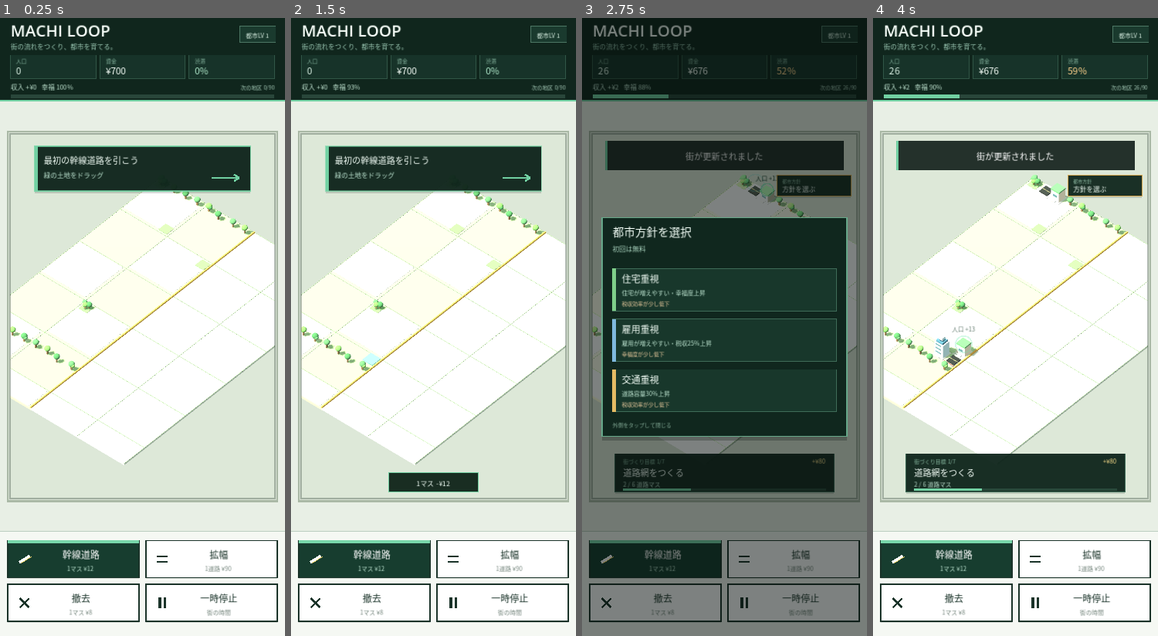
Above: before the commit, frames 1-4 (left to right).
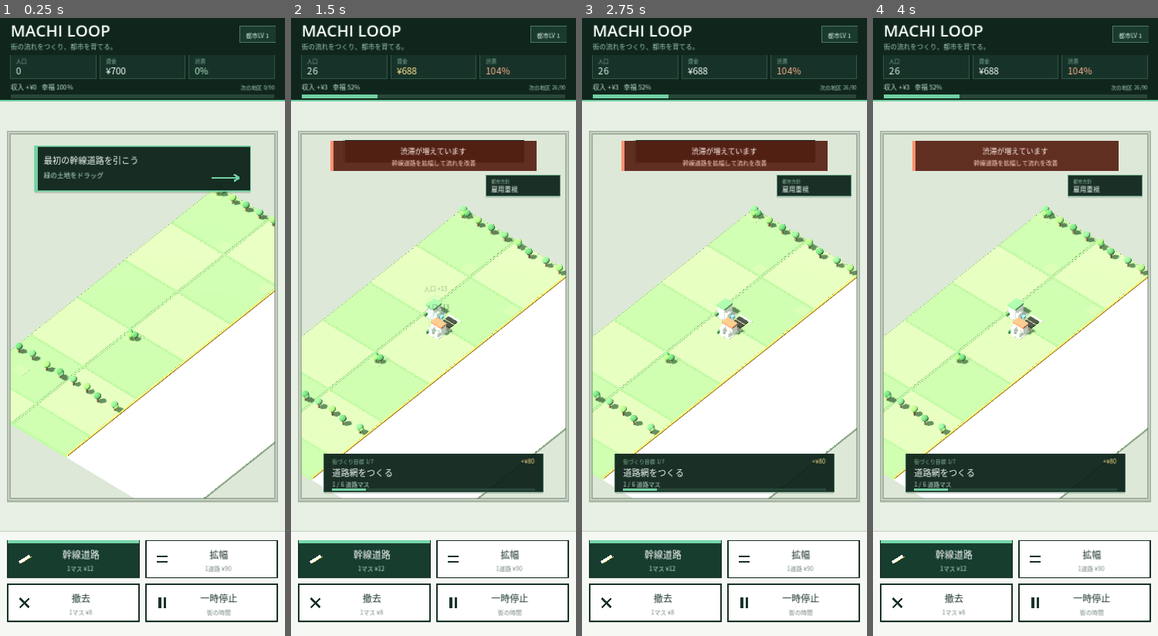
Above: after the commit, the same moments.

Repository: 48wr9f4wgp-lab/machi-loop
Game: Godot game, scene res://main.tscn
The game is run twice, just before and just after one commit, with the same random seed, the same clock (stepped at 60 frames per second) and the same inputs.
Inputs (mouse positions are in pixels of both pictures, inside the frame that each line leads up to):
- Up to frame 1 (0.25 s): no input
- Up to frame 2 (1.5 s): tap Enter at 0.5 s; move the mouse to (496, 296) at 0.52 s; click (496, 296) at 0.67 s; tap Space at 1.25 s; drag from (376, 357) to (419, 450) at 1.27 s
- Up to frame 3 (2.75 s): move the mouse to (753, 191) at 2.02 s; click (753, 191) at 2.17 s
- Up to frame 4 (4 s): drag from (1001, 450) to (930, 234) at 2.77 s; move the mouse to (1101, 419) at 3.52 s; click (1101, 419) at 3.67 s

The runs differ from the first frame. In frame 1, 32% of the frame differs, in the area x 3-97%, y 28-78%; in frame 2, 38%; in frame 3, 83%, in the area x 0-100%, y 1-100%; in frame 4, 32%.

Commit message:
MACHI LOOP v0.14 3D polish and city dressing (#19)
* feat: add v0.14 3D polish and city dressing

* feat: route game entry to v0.14 3D polish

* chore: bump version to 0.14

* test: validate active-district camera framing

Diff:
--- a/main.gd
+++ b/main.gd
@@ -1 +1 @@
-extends "res://main_v13_visual.gd"
+extends "res://main_v14_polish.gd"
--- /dev/null
+++ b/main_v14_polish.gd
@@ -0,0 +1,239 @@
+extends "res://main_v13_visual.gd"
+
+# MACHI LOOP v0.14 — 3D polish pass.
+# Renderer-only: stronger land read, tighter framing, street furniture, lot dressing and facade/roof detail.
+
+func _v10_setup_renderer() -> void:
+    super._v10_setup_renderer()
+    if is_instance_valid(v10_viewport) and v10_viewport.world_3d != null and v10_viewport.world_3d.environment != null:
+        var env: Environment = v10_viewport.world_3d.environment
+        env.background_color = Color("#AFC3B1")
+        env.ambient_light_color = Color("#B9CFBE")
+        env.ambient_light_energy = 0.46
+    if is_instance_valid(v10_world_root):
+        var light_index: int = 0
+        for child: Node in v10_world_root.get_children():
+            if child is DirectionalLight3D:
+                var light: DirectionalLight3D = child as DirectionalLight3D
+                if light_index == 0:
+                    light.light_energy = 1.05
+                    light.shadow_enabled = true
+                else:
+                    light.light_energy = 0.16
+                light_index += 1
+    _v14_update_camera_framing()
+
+func _v10_create_materials() -> void:
+    super._v10_create_materials()
+    # Deliberately darker than v0.13: iPhone Web was washing the land toward white.
+    v10_materials["ground"] = _v10_material(Color("#6F9666"), 0.99)
+    v10_materials["ground_alt"] = _v10_material(Color("#7EA374"), 0.99)
+    v10_materials["parcel_a"] = _v10_material(Color("#789D70"), 0.99)
+    v10_materials["parcel_b"] = _v10_material(Color("#86AA7A"), 0.99)
+    v10_materials["locked"] = _v10_material(Color("#B7C0B8"), 1.0)
+    v10_materials["asphalt_dark"] = _v10_material(Color("#252C2A"), 0.95)
+    v10_materials["crosswalk"] = _v10_material(Color("#E9E8D9"), 0.82)
+    v10_materials["parking"] = _v10_material(Color("#737D78"), 0.96)
+    v10_materials["hedge"] = _v10_material(Color("#3F7B4C"), 0.99)
+    v10_materials["lamp"] = _v10_material(Color("#394640"), 0.88)
+    v10_materials["lamp_glow"] = _v10_material(Color("#FFE59A"), 0.52)
+    v10_materials["sign_blue"] = _v10_material(Color("#397FA2"), 0.60)
+    v10_materials["sign_red"] = _v10_material(Color("#C85B4B"), 0.68)
+    v10_materials["sign_gold"] = _v10_material(Color("#D4A745"), 0.72)
+    v10_materials["container_blue"] = _v10_material(Color("#4E8292"), 0.84)
+    v10_materials["container_red"] = _v10_material(Color("#A9604D"), 0.86)
+    v10_materials["hvac"] = _v10_material(Color("#7C8983"), 0.90)
+    v10_materials["car_red"] = _v10_material(Color("#B95A4B"), 0.55)
+    v10_materials["car_green"] = _v10_material(Color("#5D9274"), 0.55)
+
+func _v10_sync_scene(force: bool = false) -> void:
+    super._v10_sync_scene(force)
+    _v14_update_camera_framing()
+
+func _v10_rebuild_static_city() -> void:
+    super._v10_rebuild_static_city()
+    if not is_instance_valid(v10_static_root):
+        return
+
+    # Strong, explicit parcel carpet above the base mesh. This guarantees a green land read on Web/iPhone.
+    for y: int in range(0, GRID_H, 4):
+        for x: int in range(0, unlocked_cols, 4):
+            var sx: float = minf(3.86, float(unlocked_cols - x) - 0.06)
+            var sz: float = minf(3.86, float(GRID_H - y) - 0.06)
+            if sx <= 0.1 or sz <= 0.1:
+                continue
+            var center: Vector3 = Vector3(
+                float(x) - float(GRID_W) * 0.5 + sx * 0.5 + 0.03,
+                0.011,
+                float(y) - float(GRID_H) * 0.5 + sz * 0.5 + 0.03
+            )
+            var material: Material = v10_materials["parcel_a"] as Material if ((x / 4) + (y / 4)) % 2 == 0 else v10_materials["parcel_b"] as Material
+            _v10_add_box(v10_static_root, center, Vector3(sx, 0.016, sz), material, false)
+
+    if unlocked_cols < GRID_W:
+        var locked_width: float = float(GRID_W - unlocked_cols)
+        var locked_center_x: float = -float(GRID_W) * 0.5 + float(unlocked_cols) + locked_width * 0.5
+        _v10_add_box(v10_static_root, Vector3(locked_center_x, 0.010, 0.0), Vector3(locked_width - 0.04, 0.014, float(GRID_H) - 0.04), v10_materials["locked"] as Material, false)
+
+    _v14_add_street_furniture()
+
+func _v10_add_road(p: Vector2i, cell: int) -> void:
+    super._v10_add_road(p, cell)
+    var world: Vector3 = _v10_world_position(p, 0.102)
+    var neighbors: int = 0
+    for d: Vector2i in [Vector2i(1, 0), Vector2i(-1, 0), Vector2i(0, 1), Vector2i(0, -1)]:
+        if _v04_is_road(p + d):
+            neighbors += 1
+
+    # Intersections gain small crosswalk bars: high-value readability at mobile scale.
+    if neighbors >= 3:
+        for i: int in range(-1, 2):
+            var offset: float = float(i) * 0.13
+            _v10_add_box(v10_static_root, world + Vector3(offset, 0.0, 0.27), Vector3(0.075, 0.014, 0.22), v10_materials["crosswalk"] as Material, false)
+            _v10_add_box(v10_static_root, world + Vector3(0.27, 0.0, offset), Vector3(0.22, 0.014, 0.075), v10_materials["crosswalk"] as Material, false)
+
+func _v10_add_building(p: Vector2i, cell: int) -> void:
+    super._v10_add_building(p, cell)
+    var key: String = _key(p)
+    if not v10_building_nodes.has(key):
+        return
+    var root: Node3D = v10_building_nodes[key] as Node3D
+    var seed: int = abs(p.x * 61 + p.y * 43 + cell * 17)
+    var road_dir: Vector2i = _v14_adjacent_road_dir(p)
+
+    if cell == Cell.RESIDENTIAL:
+        _v14_dress_residential(root, seed, road_dir)
+    elif cell == Cell.COMMERCIAL:
+        _v14_dress_commercial(root, seed, road_dir)
+    else:
+        _v14_dress_industrial(root, seed, road_dir)
+
+func _v14_update_camera_framing() -> void:
+    if not is_instance_valid(v10_camera):
+        return
+
+    var min_x: int = GRID_W
+    var max_x: int = -1
+    var min_y: int = GRID_H
+    var max_y: int = -1
+    for y: int in range(GRID_H):
+        for x: int in range(unlocked_cols):
+            if int(grid[y][x]) == Cell.EMPTY:
+                continue
+            min_x = mini(min_x, x)
+            max_x = maxi(max_x, x)
+            min_y = mini(min_y, y)
+            max_y = maxi(max_y, y)
+
+    var focus: Vector3
+    if max_x < 0:
+        focus = Vector3(-float(GRID_W) * 0.5 + float(unlocked_cols) * 0.5, 0.35, 0.0)
+    else:
+        var cx: float = (float(min_x + max_x) + 1.0) * 0.5 - float(GRID_W) * 0.5
+        var cz: float = (float(min_y + max_y) + 1.0) * 0.5 - float(GRID_H) * 0.5
+        # Bias a little toward free build space so the next road is still visible.
+        var open_center_x: float = -float(GRID_W) * 0.5 + float(unlocked_cols) * 0.5
+        cx = lerpf(cx, open_center_x, 0.22)
+        focus = Vector3(cx, 0.42, cz)
+
+    var target_size: float = 20.2
+    if unlocked_cols >= 16:
+        target_size = 22.4
+    elif unlocked_cols >= 12:
+        target_size = 21.2
+    elif unlocked_cols >= 8:
+        target_size = 20.4
+
+    v10_camera.size = target_size
+    v10_camera.position = focus + Vector3(11.5, 16.8, 13.2)
+    v10_camera.look_at(focus, Vector3.UP)
+
+func _v14_add_street_furniture() -> void:
+    var lamp_count: int = 0
+    for y: int in range(GRID_H):
+        for x: int in range(unlocked_cols):
+            var p: Vector2i = Vector2i(x, y)
+            if not _v04_is_road(p):
+                continue
+            var marker: int = abs(x * 19 + y * 31 + x * y * 5)
+            if marker % 8 != 0 or lamp_count >= 28:
+                continue
+            var world: Vector3 = _v10_world_position(p, 0.0)
+            var side: float = 0.47 if marker % 2 == 0 else -0.47
+            var pole_pos: Vector3 = world + Vector3(side, 0.29, 0.34)
+            _v14_add_cylinder(v10_static_root, pole_pos, 0.024, 0.54, v10_materials["lamp"] as Material)
+            _v10_add_box(v10_static_root, pole_pos + Vector3(0.0, 0.28, 0.0), Vector3(0.10, 0.06, 0.10), v10_materials["lamp_glow"] as Material, false)
+            lamp_count += 1
+
+func _v14_dress_residential(root: Node3D, seed: int, road_dir: Vector2i) -> void:
+    var hedge_side: float = -0.36 if seed % 2 == 0 else 0.36
+    _v10_add_box(root, Vector3(hedge_side, 0.10, 0.28), Vector3(0.10, 0.18, 0.44), v10_materials["hedge"] as Material, false)
+    if road_dir != Vector2i.ZERO and seed % 3 != 0:
+        var driveway: Vector3 = _v14_lot_edge_position(road_dir, 0.37, 0.045)
+        var drive_size: Vector3 = Vector3(0.25, 0.028, 0.42) if road_dir.x == 0 else Vector3(0.42, 0.028, 0.25)
+        _v10_add_box(root, driveway, drive_size, v10_materials["parking"] as Material, false)
+        _v14_add_parked_car(root, driveway + Vector3(0.0, 0.09, 0.0), road_dir, seed)
+
+func _v14_dress_commercial(root: Node3D, seed: int, road_dir: Vector2i) -> void:
+    var sign_materials: Array = [v10_materials["sign_blue"], v10_materials["sign_red"], v10_materials["sign_gold"]]
+    var sign_mat: Material = sign_materials[seed % sign_materials.size()] as Material
+    _v10_add_box(root, Vector3(0.0, 0.34, 0.385), Vector3(0.38, 0.13, 0.035), sign_mat, false)
+    _v10_add_box(root, Vector3(0.18, 1.08 + float(seed % 3) * 0.15, -0.12), Vector3(0.22, 0.16, 0.24), v10_materials["hvac"] as Material)
+    if road_dir != Vector2i.ZERO:
+        var parking_pos: Vector3 = _v14_lot_edge_position(road_dir, 0.36, 0.038)
+        var parking_size: Vector3 = Vector3(0.34, 0.024, 0.46) if road_dir.x == 0 else Vector3(0.46, 0.024, 0.34)
+        _v10_add_box(root, parking_pos, parking_size, v10_materials["parking"] as Material, false)
+        if seed % 2 == 0:
+            _v14_add_parked_car(root, parking_pos + Vector3(0.0, 0.09, 0.0), road_dir, seed + 4)
+
+func _v14_dress_industrial(root: Node3D, seed: int, road_dir: Vector2i) -> void:
+    var container_mat: Material = v10_materials["container_blue"] as Material if seed % 2 == 0 else v10_materials["container_red"] as Material
+    _v10_add_box(root, Vector3(-0.25, 0.14, 0.28), Vector3(0.32, 0.20, 0.22), container_mat)
+    _v10_add_box(root, Vector3(0.18, 0.14, 0.30), Vector3(0.28, 0.20, 0.20), v10_materials["roof_detail"] as Material)
+    if seed % 3 == 0:
+        _v14_add_cylinder(root, Vector3(0.28, 0.32, -0.22), 0.11, 0.50, v10_materials["hvac"] as Material)
+
+func _v14_adjacent_road_dir(p: Vector2i) -> Vector2i:
+    for d: Vector2i in [Vector2i(0, 1), Vector2i(1, 0), Vector2i(0, -1), Vector2i(-1, 0)]:
+        if _v04_is_road(p + d):
+            return d
+    return Vector2i.ZERO
+
+func _v14_lot_edge_position(dir: Vector2i, edge: float, y: float) -> Vector3:
+    return Vector3(float(dir.x) * edge, y, float(dir.y) * edge)
+
+func _v14_add_parked_car(parent: Node, pos: Vector3, road_dir: Vector2i, seed: int) -> void:
+    var mat: Material
+    match seed % 4:
+        0:
+            mat = v10_materials["car_blue"] as Material
+        1:
+            mat = v10_materials["car_gold"] as Material
+        2:
+            mat = v10_materials["car_red"] as Material
+        _:
+            mat = v10_materials["car_green"] as Material
+    var size: Vector3 = Vector3(0.18, 0.12, 0.34) if road_dir.x == 0 else Vector3(0.34, 0.12, 0.18)
+    _v10_add_box(parent, pos, size, mat, false)
+
+func _v14_add_cylinder(parent: Node, pos: Vector3, radius: float, height: float, material: Material) -> MeshInstance3D:
+    var mesh: CylinderMesh = CylinderMesh.new()
+    mesh.top_radius = radius
+    mesh.bottom_radius = radius
+    mesh.height = height
+    mesh.radial_segments = 8
+    var instance: MeshInstance3D = MeshInstance3D.new()
+    instance.mesh = mesh
+    instance.material_override = material
+    instance.position = pos
+    parent.add_child(instance)
+    return instance
+
+func _draw_banner(size: Vector2) -> void:
+    # Compact toast: the old banner obscured too much of the city on portrait screens.
+    var w: float = minf(size.x - 96.0, 274.0)
+    var rect: Rect2 = Rect2((size.x - w) * 0.5, board_origin.y + 9.0, w, 34.0)
+    draw_rect(Rect2(rect.position + Vector2(0.0, 2.0), rect.size), Color(0.02, 0.06, 0.04, 0.15))
+    draw_rect(rect, Color(0.055, 0.14, 0.105, 0.94))
+    draw_rect(Rect2(rect.position, Vector2(4.0, rect.size.y)), Color("#71D0A2"))
+    draw_string(v11_font, rect.position + Vector2(8.0, 23.0), _v11_banner_text(banner), HORIZONTAL_ALIGNMENT_CENTER, rect.size.x - 16.0, 11, Color.WHITE)
--- a/tests/render_fixture_test.gd
+++ b/tests/render_fixture_test.gd
@@ -40,8 +40,20 @@
         _fail("camera center ray does not intersect ground in front")
         return
     var hit: Vector3 = ray_origin + ray_dir * t
-    if absf(hit.x) > 1.0 or absf(hit.z) > 1.0:
-        _fail("camera center ray misses city center: %s" % str(hit))
+
+    # v0.14 intentionally frames the currently unlocked/buildable district rather than
+    # the full 16-column map center. Assert that the center ray lands inside that active area.
+    var min_x: float = -float(game.GRID_W) * 0.5 - 0.5
+    var max_x: float = -float(game.GRID_W) * 0.5 + float(game.unlocked_cols) + 0.5
+    var min_z: float = -float(game.GRID_H) * 0.5 - 0.5
+    var max_z: float = float(game.GRID_H) * 0.5 + 0.5
+    if hit.x < min_x or hit.x > max_x or hit.z < min_z or hit.z > max_z:
+        _fail("camera center ray misses active district: %s bounds=[%.2f..%.2f, %.2f..%.2f]" % [str(hit), min_x, max_x, min_z, max_z])
+        return
+
+    var expected_x: float = -float(game.GRID_W) * 0.5 + float(game.unlocked_cols) * 0.5
+    if absf(hit.x - expected_x) > 1.5:
+        _fail("camera framing is not centered on active district: %s expected_x=%.2f" % [str(hit), expected_x])
         return
 
     print("RENDER_FIXTURE_OK ray=%s hit=%s geometry=%d" % [str(ray_dir), str(hit), game.v10_static_root.get_child_count()])
Not shown, changed: VERSION
